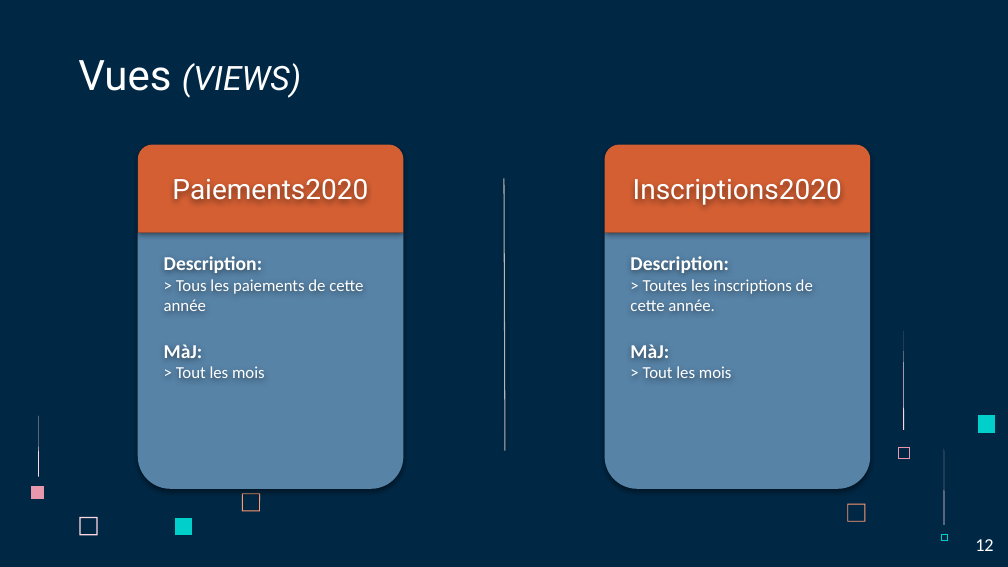
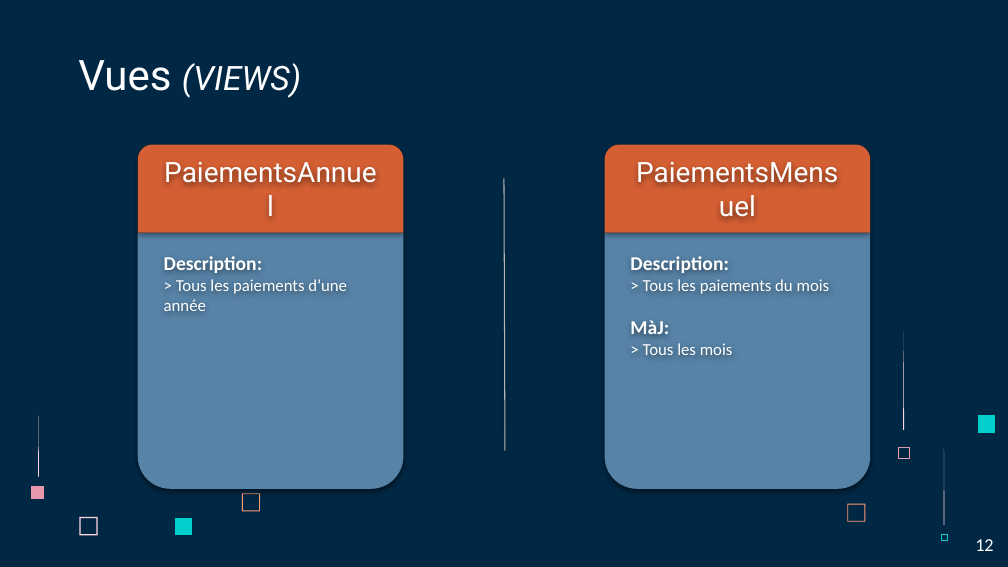
Before and after one commit to DocAmaroo/M1Aigle, a slide deck: slide 12 of HMIN122M/projet/HMIN122_MINI_PROJET_PRESENTATION_PPTX.pptx. Drawn at 1008x567 pixels with LibreOffice and Linux fonts; fonts in the diff are those of the drawing. Boxes give left, top, right and bottom in pixels: in the first picture for what was removed or moved away, otherwise in the second. Text is boxed around its words. In the diff, an @@ line names an element or a change of style, - is before the commit and + after.

```diff
--- a/HMIN122M/projet/HMIN122_MINI_PROJET_PRESENTATION_PPTX.pptx
+++ b/HMIN122M/projet/HMIN122_MINI_PROJET_PRESENTATION_PPTX.pptx
@@ title at <box>172,179,368,200</box>: text changed @@
-Paiements2020
+PaiementsAnnuel
@@ title at <box>633,179,842,205</box>: text changed @@
-Inscriptions2020
+PaiementsMensuel
@@ text at <box>164,279,347,311</box>: text changed @@
-> Tous les paiements de cette année
-MàJ:
-> Tout les mois
+> Tous les paiements d’une année
@@ text at <box>643,279,830,294</box>: text changed @@
-> Toutes les inscriptions de cette année.
+> Tous les paiements du mois
@@ text at <box>643,343,733,355</box>: text changed @@
-> Tout les mois
+> Tous les mois
```
Also in this commit, not shown: 1 other slide changed, 1 slide added, 51 other files.
